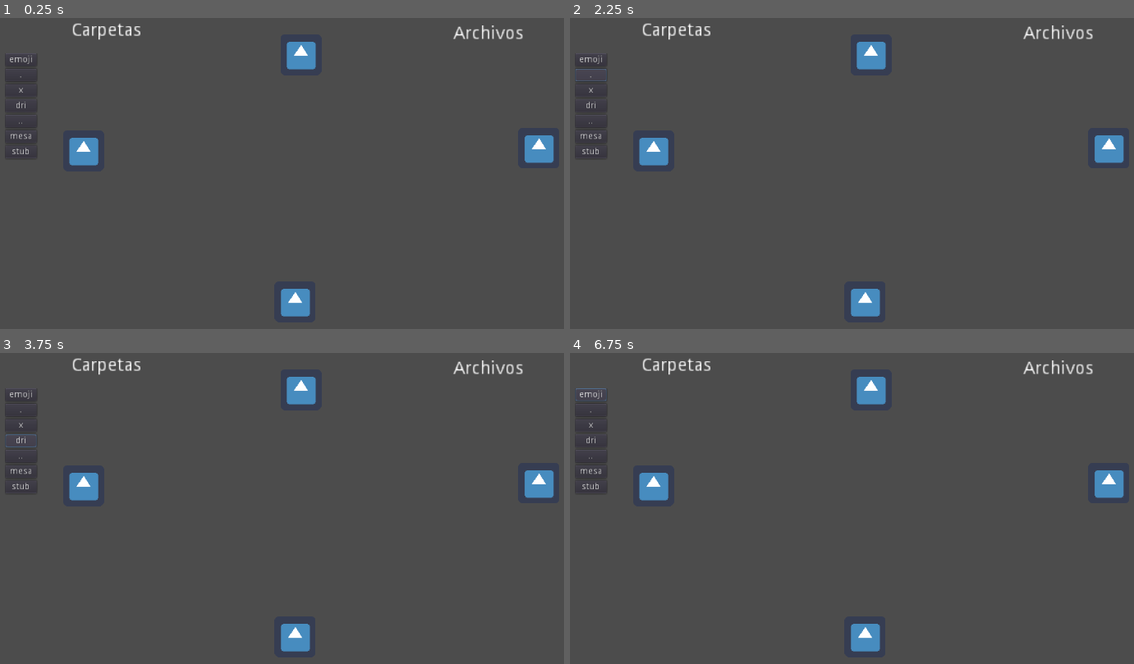
Above: before the commit, frames 1-4 (two rows, left to right).
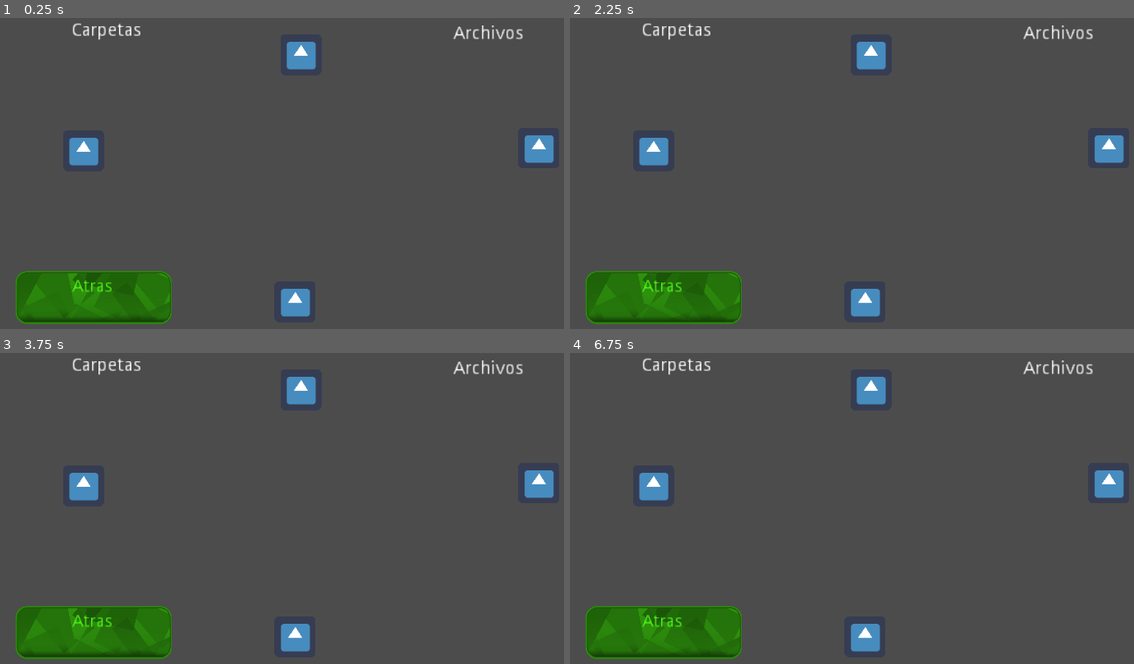
Above: after the commit, the same moments.

Repository: dhigueraf/Reader
Game: Godot game, scene res://Ecenas/Scene.tscn
Same seed, same stepped clock (60 frames per second), same inputs: the game is played once before the commit and once after it. The engine's default icon, where the game draws it, is replaced by a stand-in: a white triangle on a blue panel in a dark square.
Inputs (mouse positions are in pixels of both pictures, inside the frame that each line leads up to):
- Up to frame 1 (0.25 s): no input
- Up to frame 2 (2.25 s): click (592, 58) at 0.5 s, where only the run before the commit has a clickable "emoji"; click (665, 297) at 1.25 s, where only the run after the commit has a clickable "Atras"; click (592, 73) at 2 s, where only the run before the commit has a clickable "."
- Up to frame 3 (3.75 s): click (22, 424) at 2.75 s, where only the run before the commit has a clickable "x"; click (22, 440) at 3.5 s, where only the run before the commit has a clickable "dri"
- Up to frame 4 (6.75 s): click (592, 455) at 4.25 s, where only the run before the commit has a clickable ".."; click (592, 471) at 5 s, where only the run before the commit has a clickable "mesa"; click (592, 486) at 5.75 s, where only the run before the commit has a clickable "stub"; click (592, 393) at 6.5 s, where only the run before the commit has a clickable "emoji"

The runs differ from the first frame. In frame 1, 4.8% of the frame differs, in the area x 1-31%, y 12-99%; in frame 2, 4.9%; in frame 3, 4.9%; in frame 4, 4.9%.

Commit message:
Folders navigation

Diff:
--- a/Ecenas/Scene.tscn
+++ b/Ecenas/Scene.tscn
@@ -1,7 +1,9 @@
-[gd_scene load_steps=3 format=2]
+[gd_scene load_steps=5 format=2]
 
 [ext_resource path="res://icon.png" type="Texture" id=1]
-[ext_resource path="res://Scripts/FilesLoader.gd" type="Script" id=2]
+[ext_resource path="res://Scripts/FoldersLoader.gd" type="Script" id=2]
+[ext_resource path="res://Sprites/boton-01.png" type="Texture" id=3]
+[ext_resource path="res://Sprites/boton-01_pressed.png" type="Texture" id=4]
 
 [node name="Scene" type="Node2D"]
 
@@ -30,10 +32,11 @@
 anchor_left = 0.043
 anchor_top = 0.197
 anchor_right = 0.432
-anchor_bottom = 0.95
+anchor_bottom = 0.792
 margin_left = -0.0320015
-margin_top = -0.200005
+margin_top = -0.199997
 margin_right = -0.368011
+margin_bottom = -0.200043
 scroll_horizontal_enabled = false
 
 [node name="VBoxContainer" type="VBoxContainer" parent="CanvasLayer/Controller/ContainerCarpetas"]
@@ -57,15 +60,44 @@
 anchor_left = 0.553
 anchor_top = 0.208
 anchor_right = 0.981
-anchor_bottom = 0.943
+anchor_bottom = 0.92
 margin_left = -0.272034
 margin_top = 0.199997
-margin_right = 0.455933
-margin_bottom = 0.200012
+margin_right = 0.455994
 scroll_horizontal_enabled = false
 
 [node name="VBoxContainer" type="VBoxContainer" parent="CanvasLayer/Controller/ContainerArchivos"]
 alignment = 1
+
+[node name="TextureButton" type="TextureButton" parent="CanvasLayer/Controller"]
+modulate = Color( 0.309804, 0.980392, 0.0901961, 1 )
+anchor_left = 0.059
+anchor_top = 0.763
+anchor_right = 0.297
+anchor_bottom = 0.901
+margin_left = -0.416004
+margin_top = 0.199982
+margin_right = 517.872
+margin_bottom = 176.4
+rect_scale = Vector2( 0.32, 0.32 )
+texture_normal = ExtResource( 3 )
+texture_pressed = ExtResource( 4 )
+stretch_mode = 4
+
+[node name="Label" type="Label" parent="CanvasLayer/Controller/TextureButton"]
+anchor_left = 0.033
+anchor_top = 0.12
+anchor_right = 0.97
+anchor_bottom = 0.903
+margin_left = -6.146
+margin_top = -0.0800018
+margin_right = -600.14
+margin_bottom = -168.877
+rect_scale = Vector2( 6, 6 )
+text = "Atras
+"
+align = 1
+valign = 1
 
 [node name="Icon" type="Sprite" parent="."]
 position = Vector2( 166, 270 )
@@ -82,3 +114,5 @@
 [node name="Icon4" type="Sprite" parent="."]
 position = Vector2( 876, 266 )
 texture = ExtResource( 1 )
+
+[connection signal="pressed" from="CanvasLayer/Controller/TextureButton" to="CanvasLayer/Controller" method="_on_TextureButton_pressed"]
--- /dev/null
+++ b/Scripts/FoldersLoader.gd
@@ -0,0 +1,99 @@
+extends Control
+
+onready var listoffolders = []
+onready var listoffiles = []
+export var discartednames= [".",".."]
+export var formatsallowed = ["doc","docx","ppt","pptx","xls","xls","odt","pdf","webm","mp4","mkv","png","jpg","jpeg"]
+var basedir =""
+var currentdir = ""
+var previusdir = ""
+
+func opendir(dir):
+	previusdir = currentdir
+	currentdir = dir
+
+	cleanContainers()
+	iteratedirectorys(currentdir)
+
+func openfile(dir,filename):
+	print("dir and name")
+	print(dir)
+	print(filename)
+	OS.shell_open(str("file://", dir + "/" + filename ) )
+
+
+func _ready():
+	var path = OS.get_executable_path()
+	print (path)
+	basedir = path.get_base_dir() + "/cursos"
+	currentdir = basedir
+	previusdir = basedir
+
+	iteratedirectorys(currentdir)
+
+func iteratedirectorys(directory):
+	print("directorio: "+ directory)
+	var dir = Directory.new()
+
+	if dir.open(directory) == OK:
+		dir.list_dir_begin()
+		var iteratedname = dir.get_next()
+		while (iteratedname != ""):
+			if dir.current_is_dir():
+				print("Found directory: " + iteratedname)
+				if not (discartednames.has(iteratedname)):
+					listoffolders.append(iteratedname)
+			else:
+				print("Found file: " + iteratedname)
+				var filearray = iteratedname.split(".")
+				if(formatsallowed.has(filearray[-1])):
+					listoffiles.append(iteratedname)
+			iteratedname = dir.get_next()
+		generateListOfFolderButtons()
+		generateListOfFilesButtons()
+	else:
+		print("An error occurred when trying to access the path.")
+
+
+
+func generateListOfFolderButtons():
+	print(listoffolders)
+	if (listoffolders.size() > 0):
+		for folder in listoffolders:
+			var btndir = Button.new()
+			btndir.text = folder
+			btndir.connect("pressed",self,"opendir",[currentdir+"/"+ folder])
+			$ContainerCarpetas/VBoxContainer.add_child(btndir)
+
+func generateListOfFilesButtons():
+	print(listoffiles)
+	if (listoffiles.size() > 0):
+		for file in listoffiles:
+			var btndir = Button.new()
+			btndir.text = file
+			btndir.connect("pressed",self,"openfile",[currentdir,file])
+			$ContainerArchivos/VBoxContainer.add_child(btndir)
+
+func cleanContainers():
+	listoffolders = []
+	listoffiles = []
+
+	var folderchilds =  $ContainerCarpetas/VBoxContainer.get_children()
+	for foldchi in folderchilds:
+		$ContainerCarpetas/VBoxContainer.remove_child(foldchi)
+		#foldchi.queque_free()
+
+	var fileschilds =  $ContainerArchivos/VBoxContainer.get_children()
+	for filchi in fileschilds:
+		$ContainerArchivos/VBoxContainer.remove_child(filchi)
+		#filchi .queque_free()
+
+	print("limpiar")
+
+
+
+func _on_TextureButton_pressed():
+	currentdir = previusdir;
+
+	cleanContainers()
+	iteratedirectorys(currentdir)
Binary file added: Sprites/boton-01_pressed.png
Not shown, added: Sprites/boton-01_pressed.png.import
Not shown, added: Sprites/boton-01_pressed.png~
